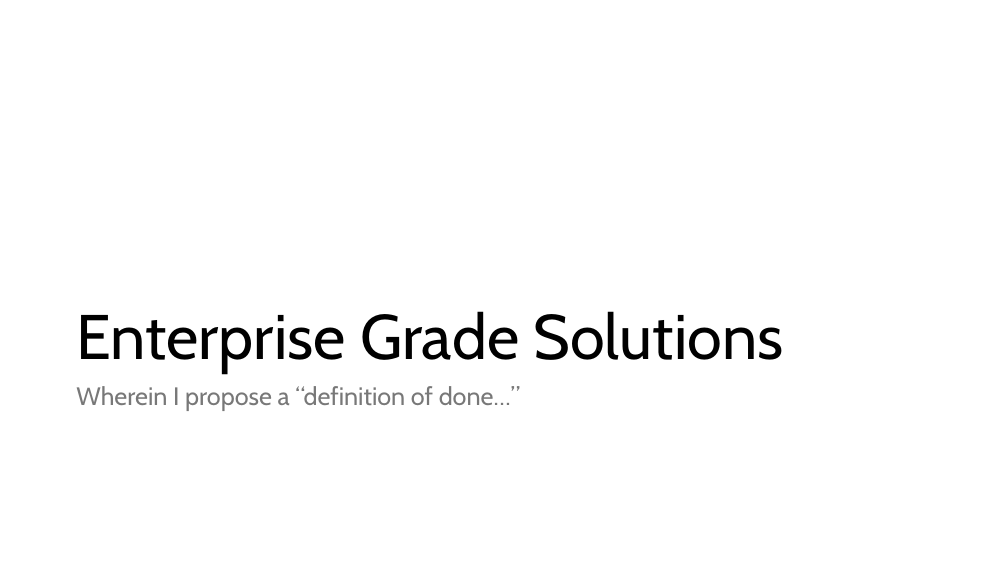
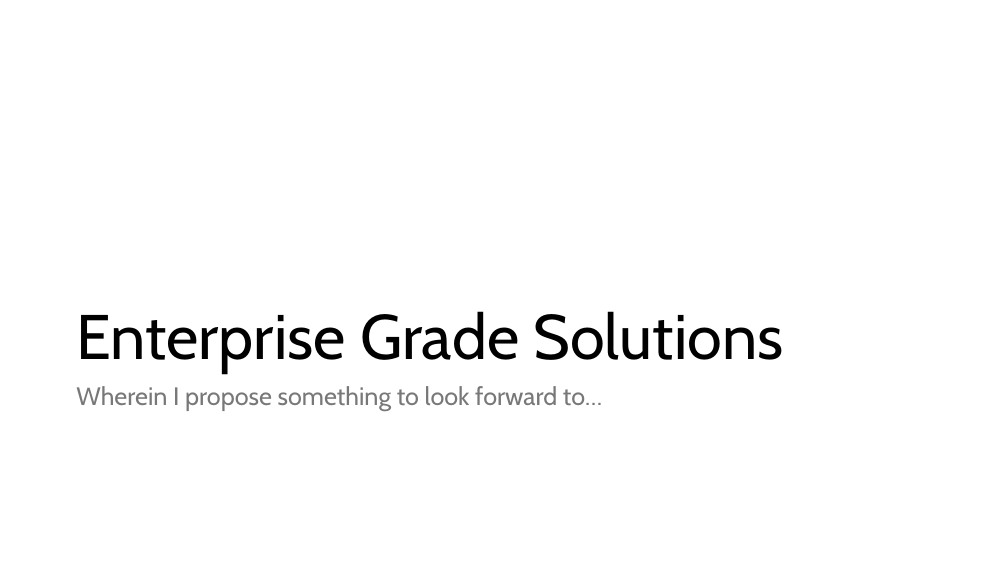
Before and after one commit to ericburcham/cloud-patterns-and-practices, a slide deck: slide 13 of Presentation.pptx. Drawn at 1008x567 pixels with LibreOffice and Linux fonts; fonts in the diff are those of the drawing. Boxes give left, top, right and bottom in pixels: in the first picture for what was removed or moved away, otherwise in the second. Text is boxed around its words. In the diff, an @@ line names an element or a change of style, - is before the commit and + after.

Commit message:
finished 1st draft of the presentation

```diff
--- a/Presentation.pptx
+++ b/Presentation.pptx
@@ text at (76, 386, 602, 411): text changed @@
-Wherein I propose a “definition of done…”
+Wherein I propose something to look forward to…
```
Also in this commit, not shown: 1 other slide changed, 35 slides added, 1 other file.
